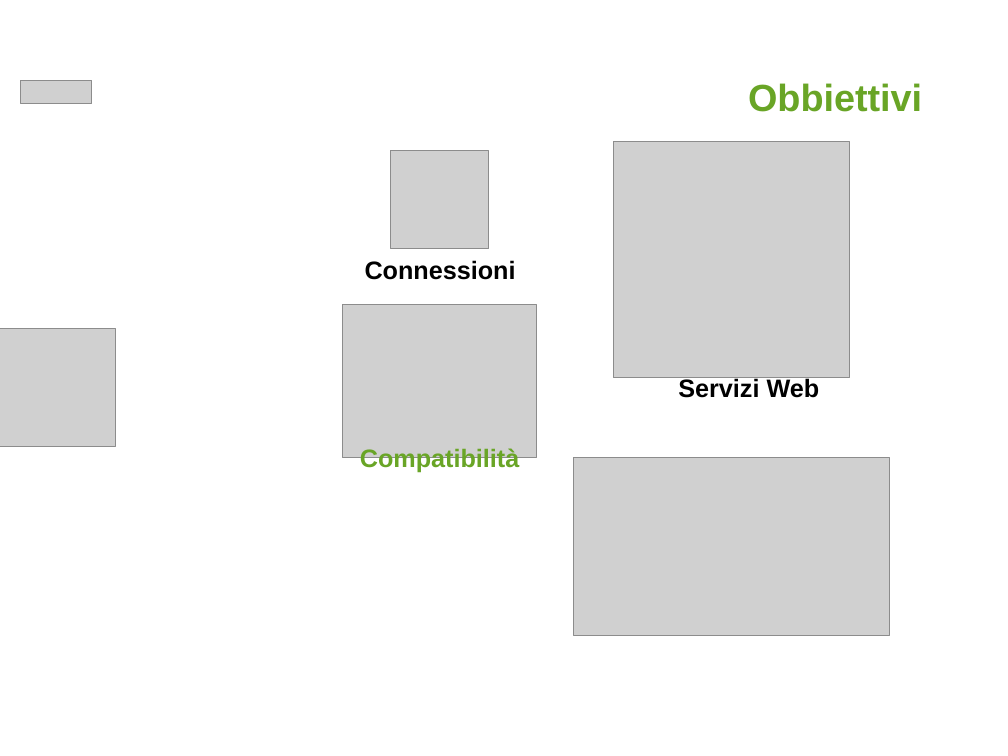
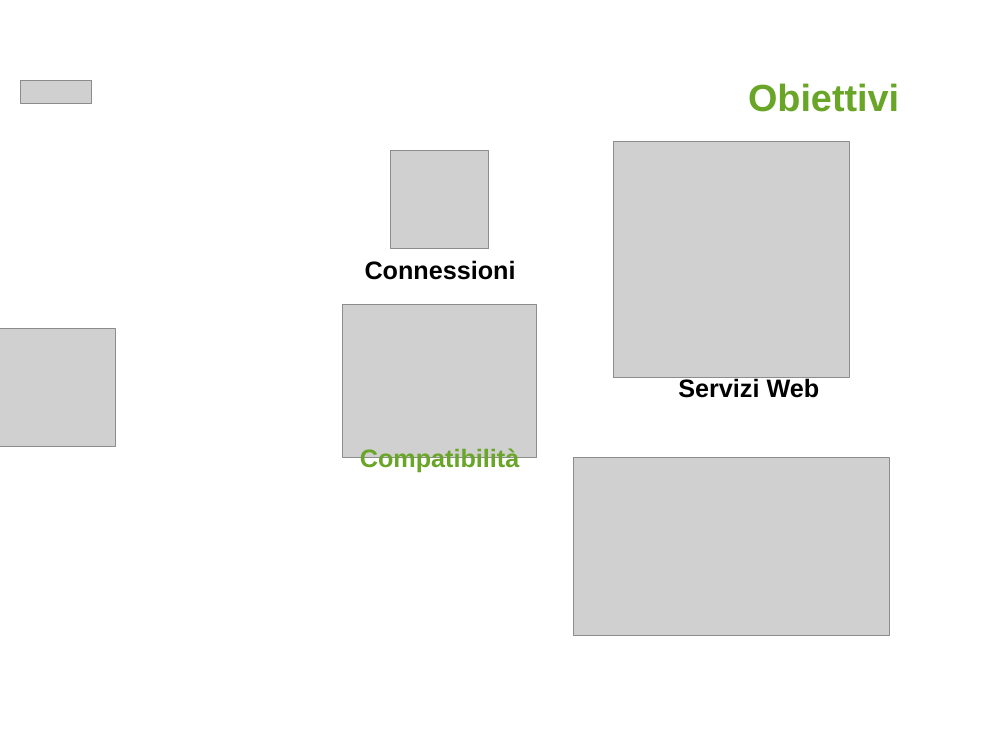
Before and after one commit to AlessioTommasi-supsi/iotProject, a slide deck: slide 8 of docs/tesi/MSE_Master Thesis_Presentation_AlessioTommasi PostIncontro.pptx. Drawn at 1008x756 pixels with LibreOffice and Linux fonts; fonts in the diff are those of the drawing; grey boxes stand for pictures; background and template pictures are left out. Boxes give left, top, right and bottom in pixels: in the first picture for what was removed or moved away, otherwise in the second. Text is boxed around its words. In the diff, an @@ line names an element or a change of style, - is before the commit and + after.

```diff
--- a/docs/tesi/MSE_Master Thesis_Presentation_AlessioTommasi PostIncontro.pptx
+++ b/docs/tesi/MSE_Master Thesis_Presentation_AlessioTommasi PostIncontro.pptx
@@ text at bbox=[748, 83, 899, 112]: text changed @@
-Obbiettivi
+Obiettivi
```
Also in this commit, not shown: 8 other slides changed, 1 slide added, 1 slide removed.
